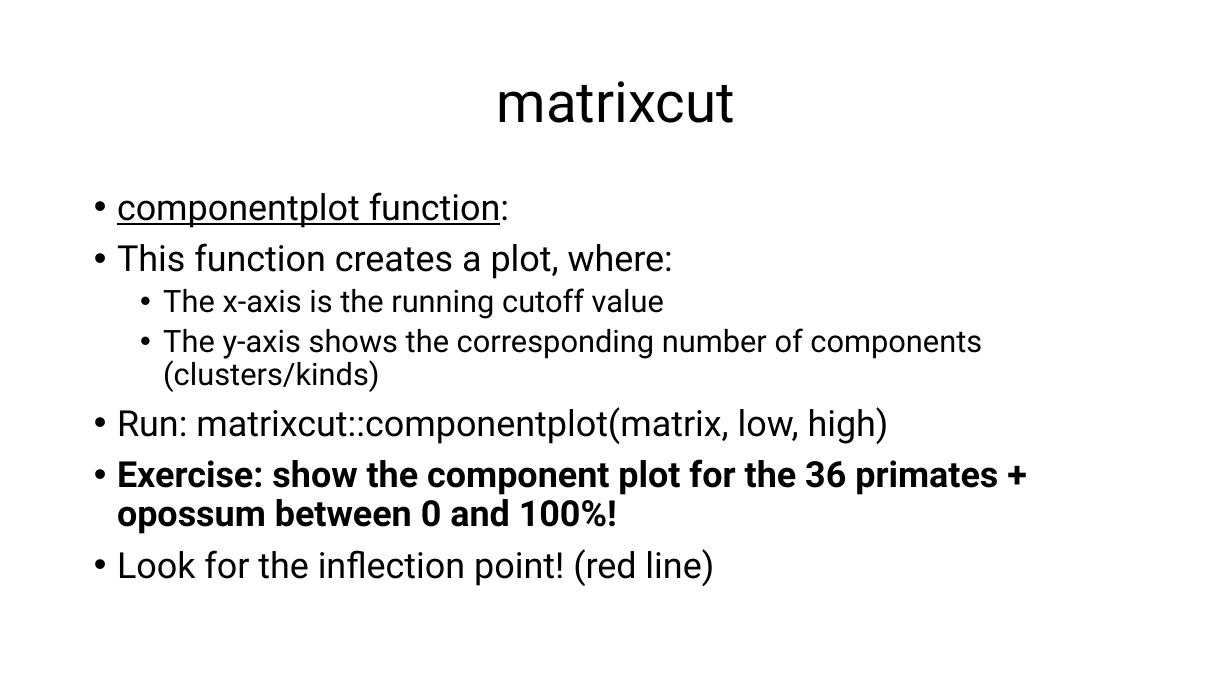
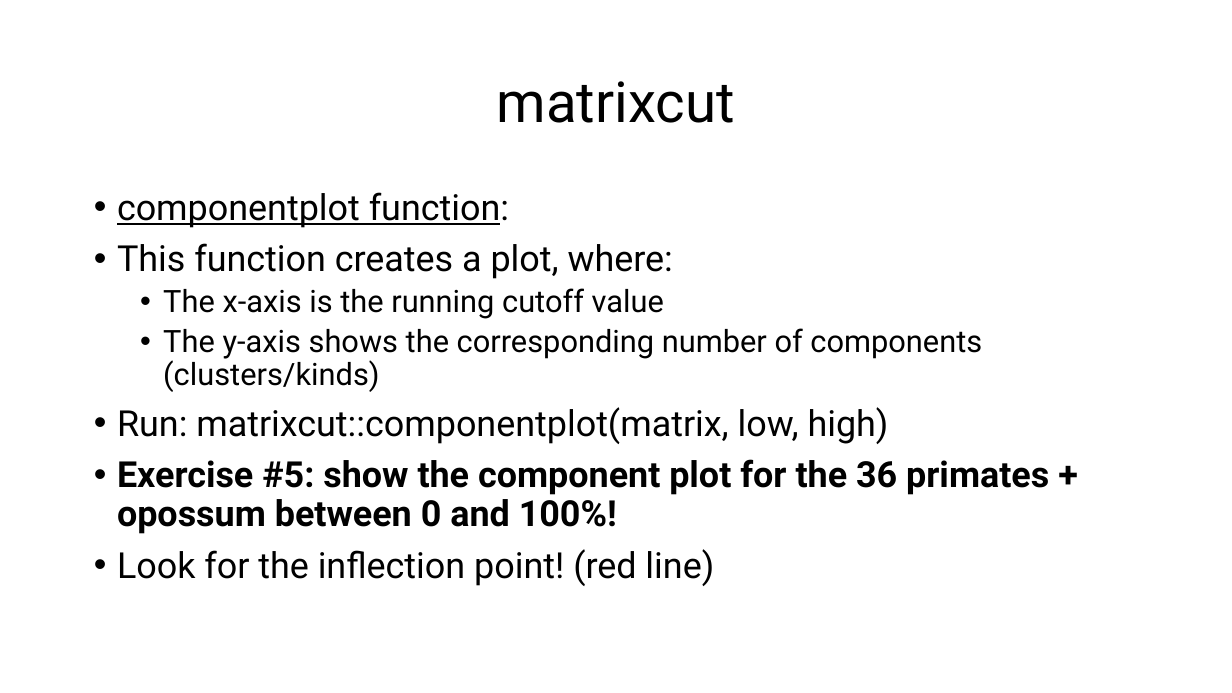
Before and after one commit to csmatyi/crs2025, a slide deck: slide 27 of CRS2025_R_workshop.pptx (slide 25 before the commit). Drawn at 1232x693 pixels with LibreOffice and Linux fonts; fonts in the diff are those of the drawing. Boxes give left, top, right and bottom in pixels: in the first picture for what was removed or moved away, otherwise in the second. Text is boxed around its words. In the diff, an @@ line names an element or a change of style, - is before the commit and + after.

```diff
--- a/CRS2025_R_workshop.pptx
+++ b/CRS2025_R_workshop.pptx
@@ text at [117, 459, 1049, 534]: text changed @@
-• Exercise: show the component plot for the 36 primates + opossum between 0 and 100%!
+• Exercise #5: show the component plot for the 36 primates + opossum between 0 and 100%!
```
Also in this commit, not shown: 11 other slides changed, 3 slides added, 1 slide removed, 3 other files.
